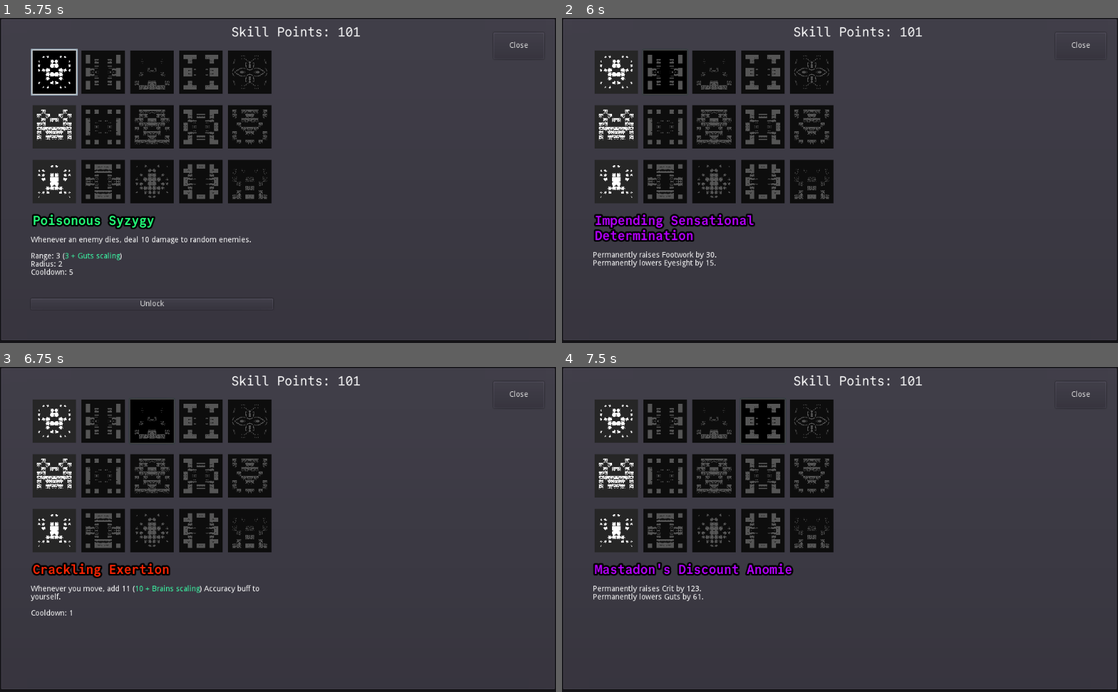
Above: before the commit, frames 1-4 (two rows, left to right).
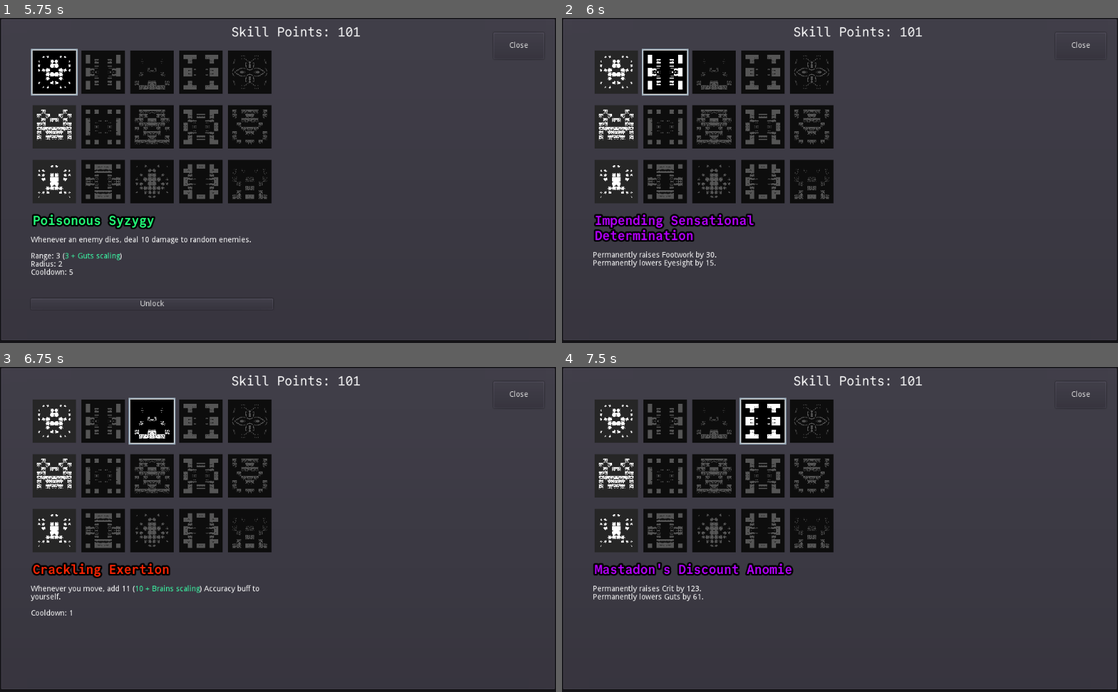
Above: after the commit, the same moments.

Repository: redxaxder/7DRL2024
Game: Godot game, scene res://main.tscn
Same seed, same stepped clock (60 frames per second), same inputs: the game is played once before the commit and once after it.
Inputs (mouse positions are in pixels of both pictures, inside the frame that each line leads up to):
- Up to frame 1 (5.75 s): click (428, 317) at 0.5 s; click (483, 24) at 1.25 s; tap Enter (return) at 2, 2.85 s; move the mouse to (278, 180) at 2.02 s; hold D (right) 2.03-2.78 s; hold Enter (return) 2.03-2.78 s; click (278, 180) at 2.17 s; tap Space (toggle) at 2.75 s; move the mouse to (166, 196) at 2.77 s; hold S (down) 2.78-3.5 s; click (166, 196) at 2.92 s; click "RESTART" at 3.5 s; click "Skill Tree" at 4.25 s; click (55, 73) at 5.02 s
- Up to frame 2 (6 s): click (667, 73) at 5.77 s
- Up to frame 3 (6.75 s): click (150, 422) at 6.52 s
- Up to frame 4 (7.5 s): click (762, 422) at 7.27 s

Frame 1 is identical in both runs. In frame 2, 0.4% of the frame differs, in the area x 14-23%, y 9-24%; in frame 3, 0.3%; in frame 4, 0.5%, in the area x 31-41%, y 9-24%.

Commit message:
Trying unhover something

Diff:
--- a/ViewSkillTree.gd
+++ b/ViewSkillTree.gd
@@ -45,12 +45,15 @@
 #	for i in skill_tree.skillsPerRow:
 #		skill_tree.skills.append([])
 #
-	containers.append($VBoxContainer/SkillRow1)
-	containers.append($VBoxContainer/SkillRow2)
-	containers.append($VBoxContainer/SkillRow3)
-	$VBoxContainer/UnlockButton.visible = false
+	containers.append($SkillTreeContainer/SkillRow1)
+	containers.append($SkillTreeContainer/SkillRow2)
+	containers.append($SkillTreeContainer/SkillRow3)
+	$SkillTreeContainer/UnlockButton.visible = false
 # warning-ignore:return_value_discarded
-	$VBoxContainer/UnlockButton.connect("pressed", self, 'unlockSkill', [])
+	$SkillTreeContainer/UnlockButton.connect("pressed", self, 'unlockSkill', [])
+
+
+	get_node("%SkillTreeContainer").connect("mouse_exited", self, 'unhover_container', [])
 
 func set_skills(st: SkillTree):
 	selected_skill = null
@@ -66,7 +69,7 @@
 			var button = preload("res://graphics/random_icon.tscn").instance()
 			button.connect("pressed", self, 'click_skill', [skill, button])
 			button.connect("mouse_entered", self, 'hover_button', [skill, button])
-			button.connect("mouse_exited", self, 'unhover_button', [skill, button])
+			#button.connect("mouse_exited", self, 'unhover_button', [skill, button])
 			button.set_input(skill)
 			containers[i].add_child(button)
 			button.rect_min_size = Vector2(80, 80)
@@ -80,6 +83,11 @@
 
 func hover_button(skill, button):
 	selectSkill(skill, button)
+
+func unhover_container():
+	if clicked_skill:
+		selectSkill(clicked_skill)
+	_draw()
 
 func unhover_button(skill, button):
 	if clicked_skill:
@@ -114,6 +122,9 @@
 			else:
 				drawButtonUnavailable(button)
 
+			if skill == selected_skill:
+				button.modulate = Color.white
+
 func drawButtonUnlocked(button: Button, skill : Skill):
 	button.modulate = skill.get_color()
 
@@ -141,12 +152,12 @@
 
 
 func show_skill_description(skill: Skill, button: Button = null):
-	$VBoxContainer/SkillName.text = skill.name
-	$VBoxContainer/SkillName.modulate = skill.get_color()
-	$VBoxContainer/SkillName.margin_left = 3
-	$VBoxContainer/ScrollContainer/SkillDescription.text = ""
-	$VBoxContainer/ScrollContainer/SkillDescription.bbcode_enabled = true
-	$VBoxContainer/ScrollContainer/SkillDescription.append_bbcode(
+	$SkillTreeContainer/SkillName.text = skill.name
+	$SkillTreeContainer/SkillName.modulate = skill.get_color()
+	$SkillTreeContainer/SkillName.margin_left = 3
+	$SkillTreeContainer/ScrollContainer/SkillDescription.text = ""
+	$SkillTreeContainer/ScrollContainer/SkillDescription.bbcode_enabled = true
+	$SkillTreeContainer/ScrollContainer/SkillDescription.append_bbcode(
 		skill.generate_description(player_stats)
 	)
 	update_unlock_button(skill)
@@ -181,7 +192,7 @@
 
 
 func update_unlock_button(skill: Skill):
-	$VBoxContainer/UnlockButton.visible = !unlocked_skills.has(skill.name) && is_available(skill) && num_skills_to_unlock > 0
+	$SkillTreeContainer/UnlockButton.visible = !unlocked_skills.has(skill.name) && is_available(skill) && num_skills_to_unlock > 0
 
 
 func get_skill(i: int, j: int) -> Skill:
--- a/ViewSkillTree.tscn
+++ b/ViewSkillTree.tscn
@@ -12,27 +12,28 @@
 [node name="ViewSkillTree" type="Control"]
 script = ExtResource( 1 )
 
-[node name="VBoxContainer" type="VBoxContainer" parent="."]
+[node name="SkillTreeContainer" type="VBoxContainer" parent="."]
+unique_name_in_owner = true
 margin_left = 50.0
 margin_top = 50.0
 margin_right = 40.0
 margin_bottom = 40.0
 custom_constants/separation = 15
 
-[node name="SkillRow1" type="HBoxContainer" parent="VBoxContainer"]
-margin_right = 200.0
+[node name="SkillRow1" type="HBoxContainer" parent="SkillTreeContainer"]
+size_flags_horizontal = 0
 
-[node name="SkillRow2" type="HBoxContainer" parent="VBoxContainer"]
+[node name="SkillRow2" type="HBoxContainer" parent="SkillTreeContainer"]
 margin_top = 15.0
 margin_right = 200.0
 margin_bottom = 15.0
 
-[node name="SkillRow3" type="HBoxContainer" parent="VBoxContainer"]
+[node name="SkillRow3" type="HBoxContainer" parent="SkillTreeContainer"]
 margin_top = 30.0
 margin_right = 200.0
 margin_bottom = 30.0
 
-[node name="SkillName" type="RichTextLabel" parent="VBoxContainer"]
+[node name="SkillName" type="RichTextLabel" parent="SkillTreeContainer"]
 margin_top = 45.0
 margin_right = 200.0
 margin_bottom = 73.0
@@ -40,7 +41,7 @@
 custom_fonts/normal_font = SubResource( 1 )
 fit_content_height = true
 
-[node name="ScrollContainer" type="ScrollContainer" parent="VBoxContainer"]
+[node name="ScrollContainer" type="ScrollContainer" parent="SkillTreeContainer"]
 margin_top = 88.0
 margin_right = 200.0
 margin_bottom = 188.0
@@ -49,7 +50,7 @@
 follow_focus = true
 scroll_horizontal_enabled = false
 
-[node name="SkillDescription" type="RichTextLabel" parent="VBoxContainer/ScrollContainer"]
+[node name="SkillDescription" type="RichTextLabel" parent="SkillTreeContainer/ScrollContainer"]
 margin_right = 200.0
 margin_bottom = 60.0
 rect_min_size = Vector2( 100, 60 )
@@ -57,7 +58,7 @@
 fit_content_height = true
 scroll_following = true
 
-[node name="UnlockButton" type="Button" parent="VBoxContainer"]
+[node name="UnlockButton" type="Button" parent="SkillTreeContainer"]
 margin_top = 203.0
 margin_right = 200.0
 margin_bottom = 223.0
